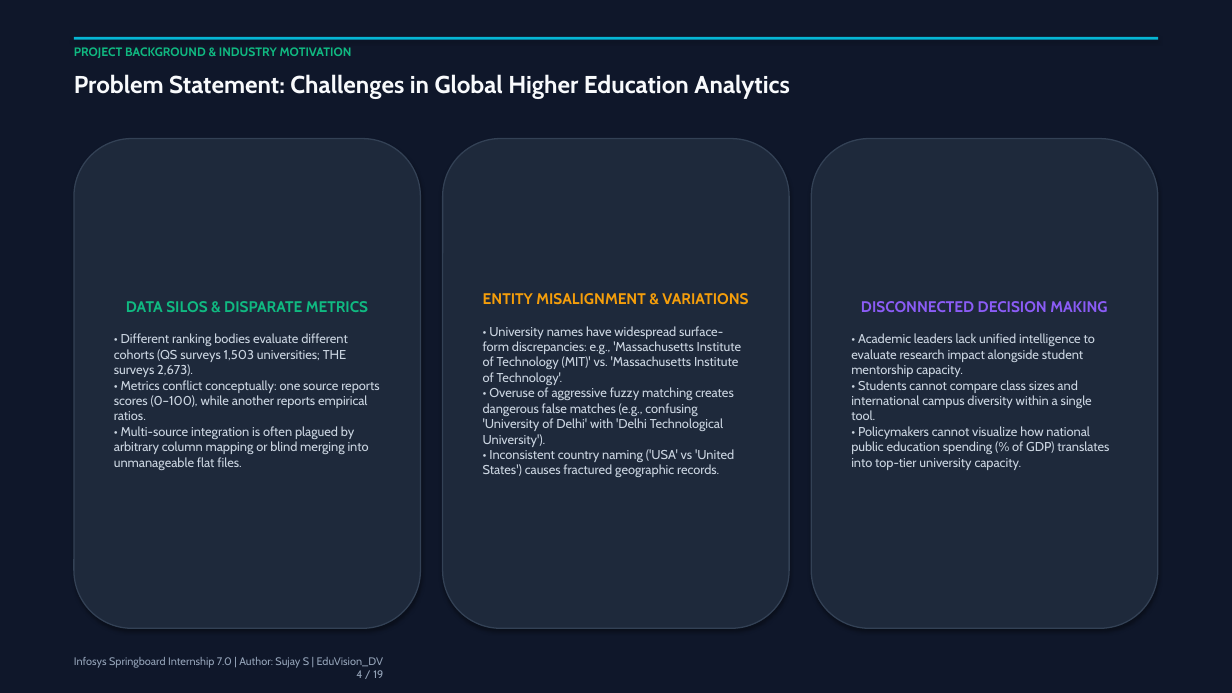
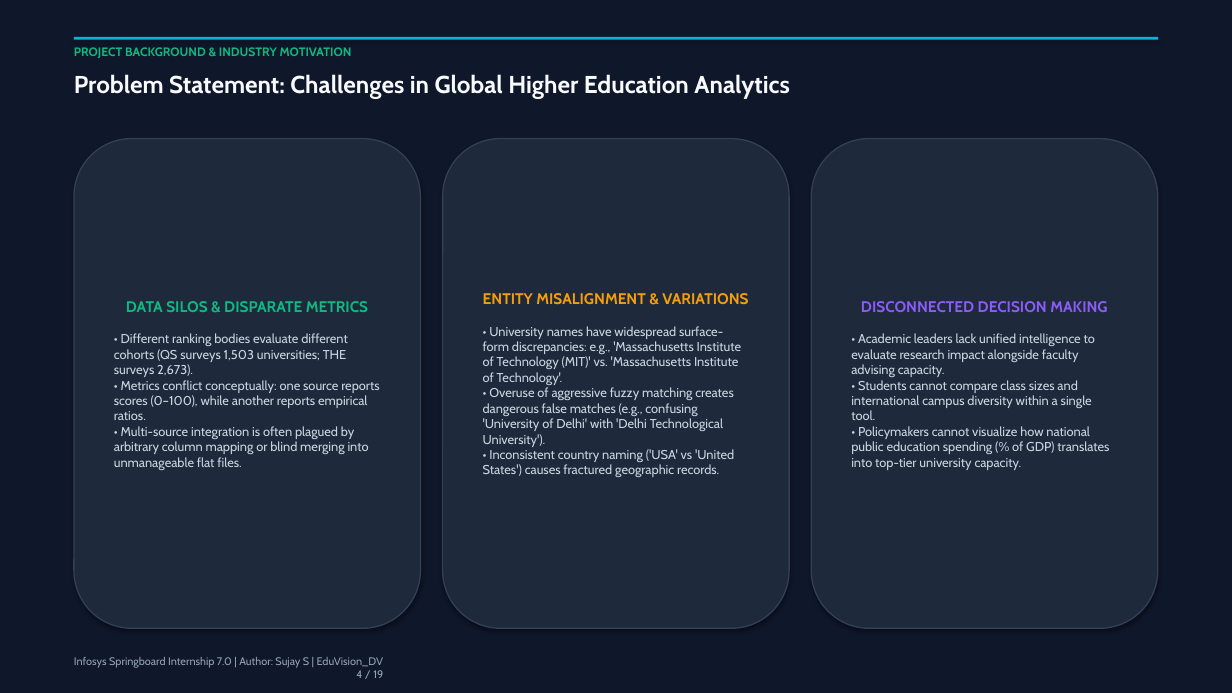
Before and after one commit to springboardmentor1234r/Higher-Education-Intelligence-System-for-Institutional-Performance-and-Academic-Excellence-Analysis, a slide deck: slide 4 of EduVision_DV_Project_Presentation.pptx. Drawn at 1232x693 pixels with LibreOffice and Linux fonts; fonts in the diff are those of the drawing. Boxes give left, top, right and bottom in pixels: in the first picture for what was removed or moved away, otherwise in the second. Text is boxed around its words. In the diff, an @@ line names an element or a change of style, - is before the commit and + after.

```diff
--- a/EduVision_DV_Project_Presentation.pptx
+++ b/EduVision_DV_Project_Presentation.pptx
@@ text in rounded rectangle at (851, 333, 1109, 470): text changed @@
-• Academic leaders lack unified intelligence to evaluate research impact alongside student mentorship capacity.
-• Students cannot compare class sizes and international campus diversity within a single tool.
-• Policymakers cannot visualize how national public education spending (% of GDP) translates into top-tier university capacity.
+• Academic leaders lack unified intelligence to evaluate research impact alongside faculty advising capacity.
+• Students cannot compare class sizes and international campus diversity within a single tool.
+• Policymakers cannot visualize how national public education spending (% of GDP) translates into top-tier university capacity.
```
Also in this commit, not shown: 8 other slides changed, 16 other files.
